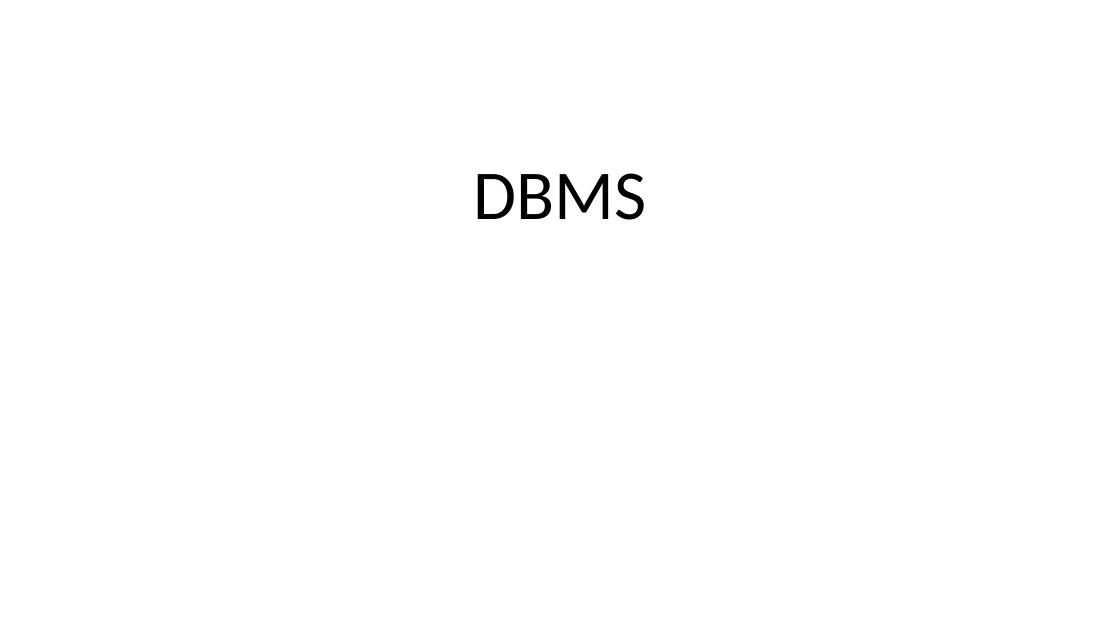
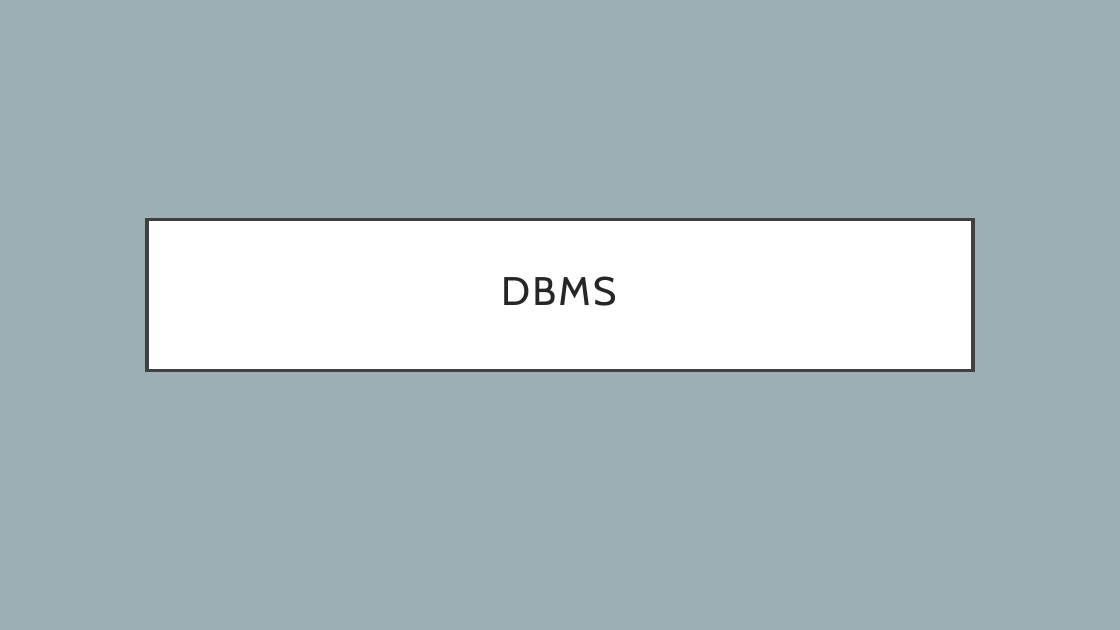
Before and after one commit to vishnuvishal-11/Vishnuvishal, a slide deck: slide 1 of Presentations/DBMS.pptx. Drawn at 1120x630 pixels with LibreOffice and Linux fonts; fonts in the diff are those of the drawing. Boxes give left, top, right and bottom in pixels: in the first picture for what was removed or moved away, otherwise in the second. Text is boxed around its words. In the diff, an @@ line names an element or a change of style, - is before the commit and + after.

```diff
--- a/Presentations/DBMS.pptx
+++ b/Presentations/DBMS.pptx
@@ background #FFFFFF to #9BAFB5 @@
@@ title "DBMS": place and size @@
-title "DBMS" at box(473, 173, 646, 220)
+title "DBMS" at box(147, 219, 973, 371)
@@ title "DBMS" at box(147, 219, 973, 371): size 60 to 34.2 pt, font Calibri to Cabin, text colour #000000 to #262626, letter spacing 0 to 2 pt; vertical alignment bottom to middle; fill none to #FFFFFF; outline none to #404040 3 pt @@
```
Also in this commit, not shown: 5 other slides changed, 23 slides added, 1 other file.
